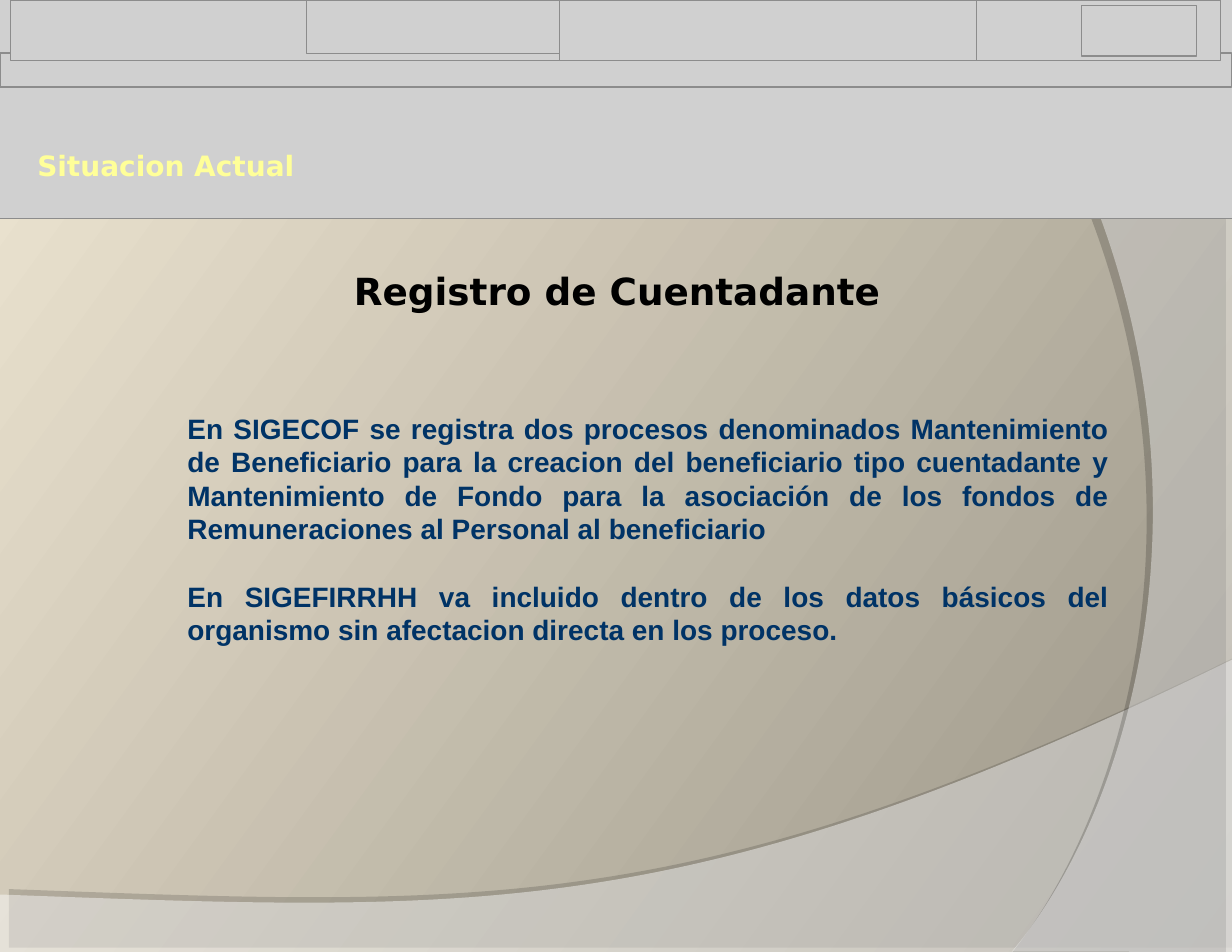
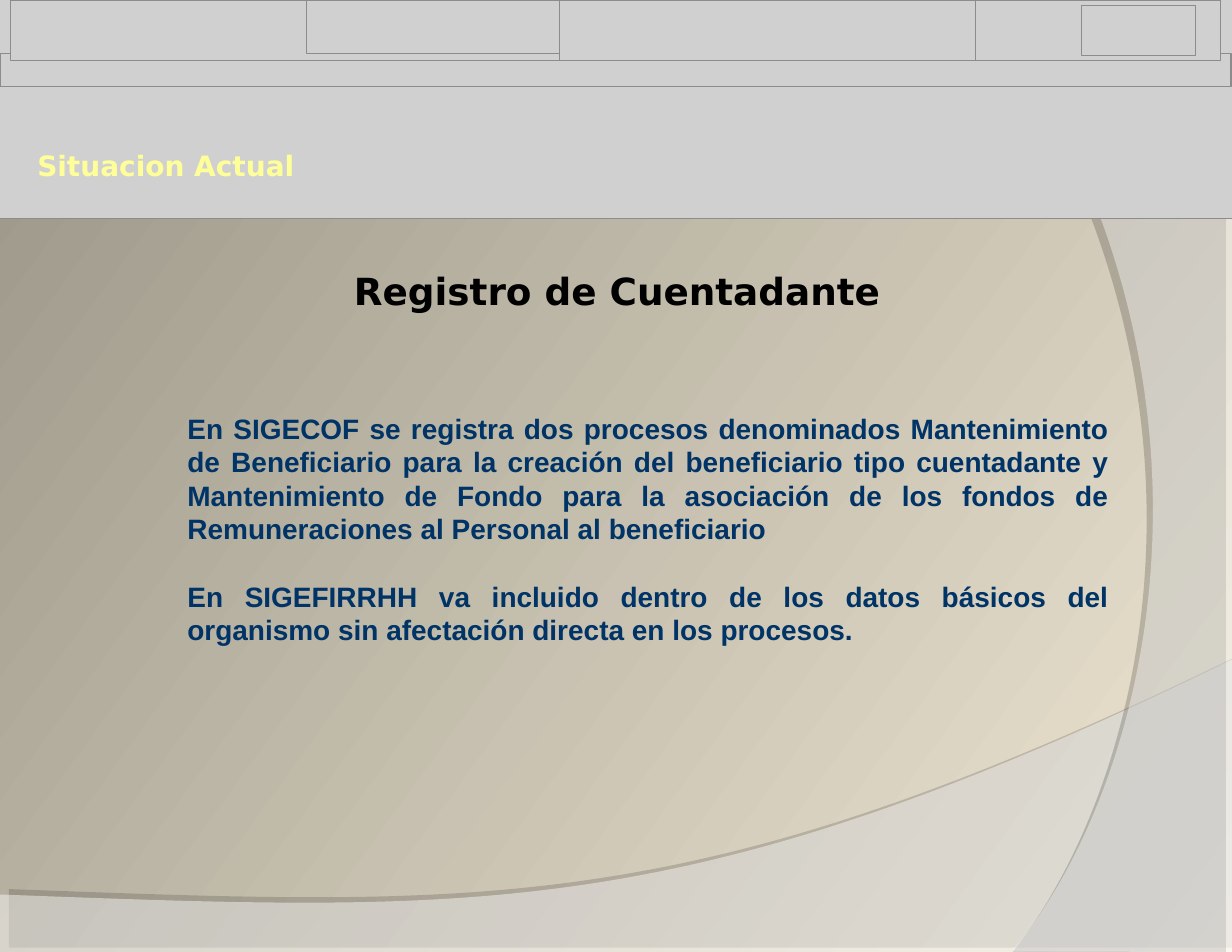
Before and after one commit to alisira/sgf, a slide deck: slide 7 of SOPORTE/Integracion_Sigefirrhh_Sigecof.ppt. Drawn at 1232x952 pixels with LibreOffice and Linux fonts; fonts in the diff are those of the drawing; grey boxes stand for pictures; background and template pictures are left out. Boxes give left, top, right and bottom in pixels: in the first picture for what was removed or moved away, otherwise in the second. Text is boxed around its words. In the diff, an @@ line names an element or a change of style, - is before the commit and + after.

```diff
--- a/SOPORTE/Integracion_Sigefirrhh_Sigecof.ppt
+++ b/SOPORTE/Integracion_Sigefirrhh_Sigecof.ppt
@@ background gradient #9A9487 to #EFE7D3 to gradient #EFE7D3 to #9A9487 @@
@@ text at [187, 418, 1108, 645]: text changed @@
-En SIGECOF se registra dos procesos denominados Mantenimiento de Beneficiario para la creacion del beneficiario tipo cuentadante y Mantenimiento de Fondo para la asociación de los fondos de Remuneraciones al Personal al beneficiario
-En SIGEFIRRHH va incluido dentro de los datos básicos del organismo sin afectacion directa en los proceso.
+En SIGECOF se registra dos procesos denominados Mantenimiento de Beneficiario para la creación del beneficiario tipo cuentadante y Mantenimiento de Fondo para la asociación de los fondos de Remuneraciones al Personal al beneficiario
+En SIGEFIRRHH va incluido dentro de los datos básicos del organismo sin afectación directa en los procesos.
```
Also in this commit, not shown: 22 other slides changed, 4 other files.
